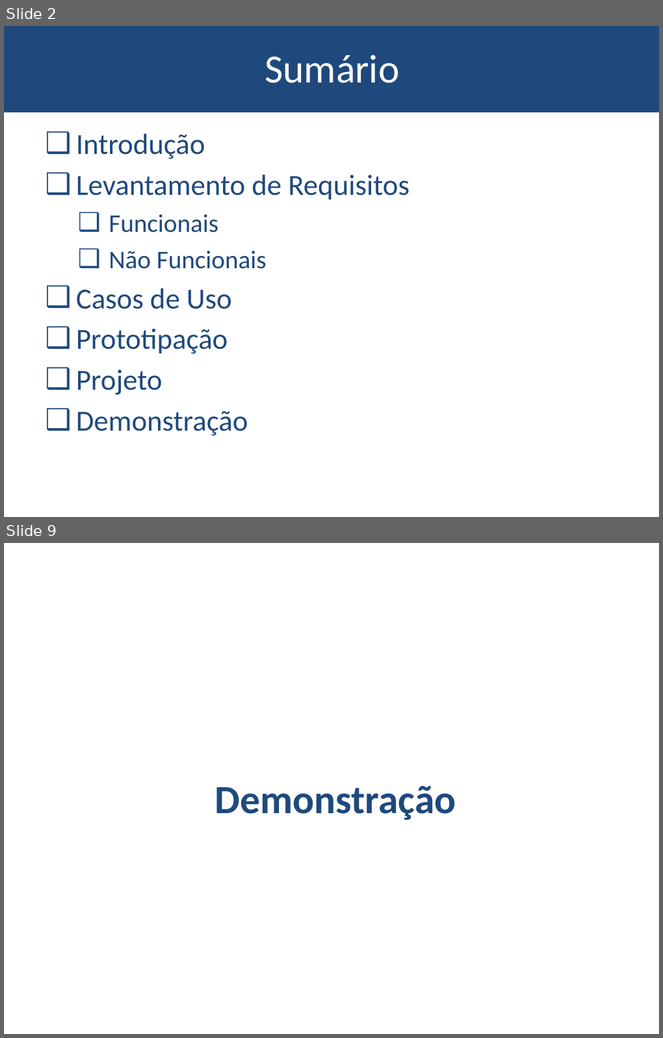
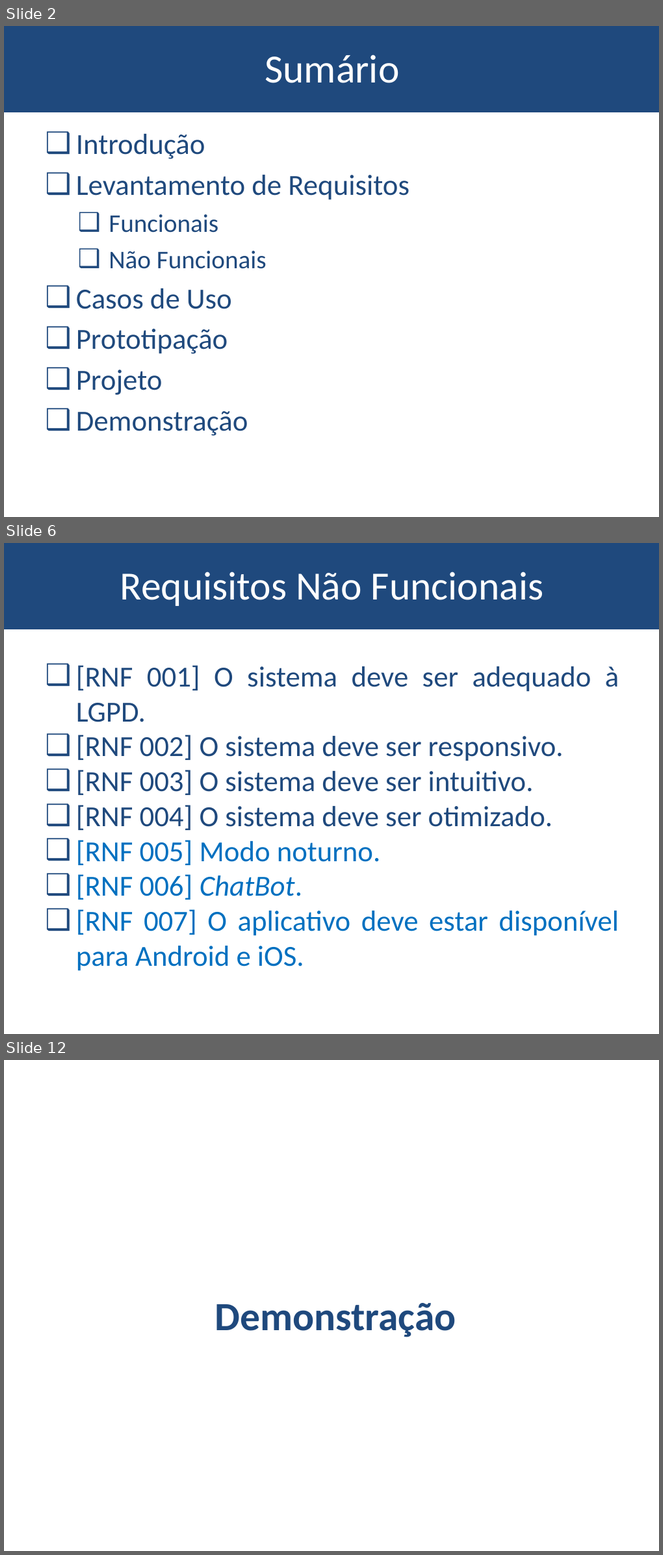
Before and after one commit to bgbaine/ads, a slide deck: esi/aula18/atividades/Modelo de apresentação(1).pptx. Shown one above the other, each under a label of ours: slides 2 and 9 before the commit, slides 2, 6 and 12 after it; the slides between them are not shown. The pictures are 663x1038 and 663x1555 pixels, drawn with LibreOffice and Linux fonts; fonts in the diff are those of the drawing; background and template pictures are left out. Boxes give left, top, right and bottom in pixels: in the first picture for what was removed or moved away, otherwise in the second. Text is boxed around its words. In the diff, an @@ line names an element or a change of style, - is before the commit and + after.

```diff
--- a/esi/aula18/atividades/Modelo de apresentação(1).pptx
+++ b/esi/aula18/atividades/Modelo de apresentação(1).pptx
@@ slide 6 added at <box>4,543,659,1034</box>, background #FFFFFF; not listed: 1 template element that a slide beside it also shows @@
@@ title added at <box>120,572,544,606</box>, 44 pt, text #FFFFFF @@
+Requisitos Não Funcionais
@@ text added at <box>76,665,620,971</box>, 32 pt, text #1F497D @@
+❑ [RNF 001] O sistema deve ser adequado à LGPD.
+❑ [RNF 002] O sistema deve ser responsivo.
+❑ [RNF 003] O sistema deve ser intuitivo.
+❑ [RNF 004] O sistema deve ser otimizado.
+❑ [RNF 005] Modo noturno.
+❑ [RNF 006] ChatBot.
+❑ [RNF 007] O aplicativo deve estar disponível para Android e iOS.
@@ what was slide 9 is now slide 12 @@
```
Also in this commit, not shown: 5 slides changed, 6 other slides added, 4 slides removed, 7 other files.
